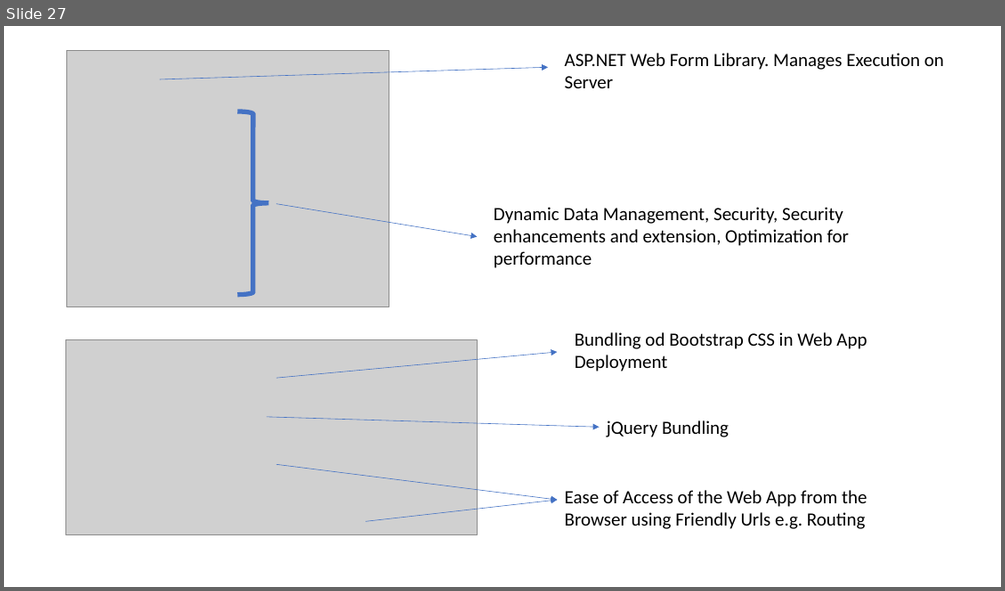
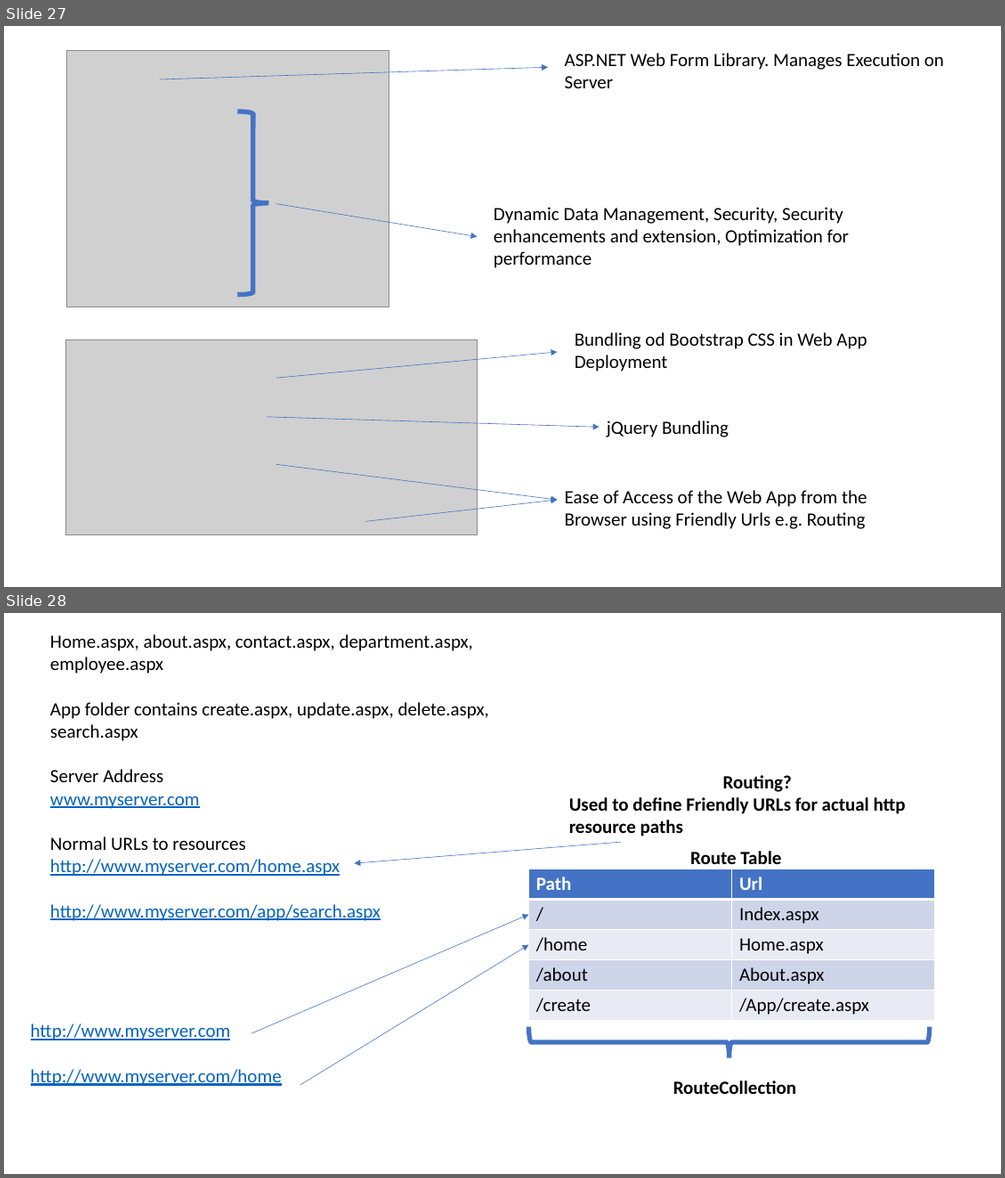
Before and after one commit to maheshsabnis/NetFrwk_Projects, a slide deck: Training-Images.pptx. Shown one above the other, each under a label of ours: slide 27 before the commit, slides 27 and 28 after it. The pictures are 1005x591 and 1005x1178 pixels, drawn with LibreOffice and Linux fonts; fonts in the diff are those of the drawing; grey boxes stand for pictures. Boxes give left, top, right and bottom in pixels: in the first picture for what was removed or moved away, otherwise in the second. Text is boxed around its words. In the diff, an @@ line names an element or a change of style, - is before the commit and + after.

```diff
--- a/Training-Images.pptx
+++ b/Training-Images.pptx
@@ slide 28 added at <box>4,613,1001,1174</box>, background #FFFFFF @@
@@ text added at <box>50,634,489,921</box>, 18 pt, text #000000 @@
+Home.aspx, about.aspx, contact.aspx, department.aspx, employee.aspx
+App folder contains create.aspx, update.aspx, delete.aspx, search.aspx
+Server Address
+www.myserver.com
+Normal URLs to resources
+http://www.myserver.com/home.aspx
+http://www.myserver.com/app/search.aspx
@@ text added at <box>569,775,906,836</box>, 18 pt, text #000000, bold @@
+Routing?
+Used to define Friendly URLs for actual http resource paths
@@ arrow added from (622, 842) to (354, 863), #4472C4 0.5 pt @@
@@ text added at <box>690,851,781,864</box>, 18 pt, text #000000, bold @@
+Route Table
@@ table added at <box>529,868,936,1021</box>, 5 rows, 2 columns @@
+Path | Url
+/ | Index.aspx
+/home | Home.aspx
+/about | About.aspx
+/create | /App/create.aspx
@@ arrow added from (251, 1033) to (529, 915), #4472C4 0.5 pt @@
@@ arrow added from (301, 1085) to (529, 945), #4472C4 0.5 pt @@
@@ text added at <box>31,1023,282,1086</box>, 18 pt, text #0563C1, underline @@
+http://www.myserver.com
+http://www.myserver.com/home
@@ right brace added at <box>529,1027,930,1058</box>, outline #4472C4 4.5 pt @@
@@ text added at <box>673,1080,796,1094</box>, 18 pt, text #000000, bold @@
+RouteCollection
```
Also in this commit, not shown: 2 other slides added, 6 other files.
